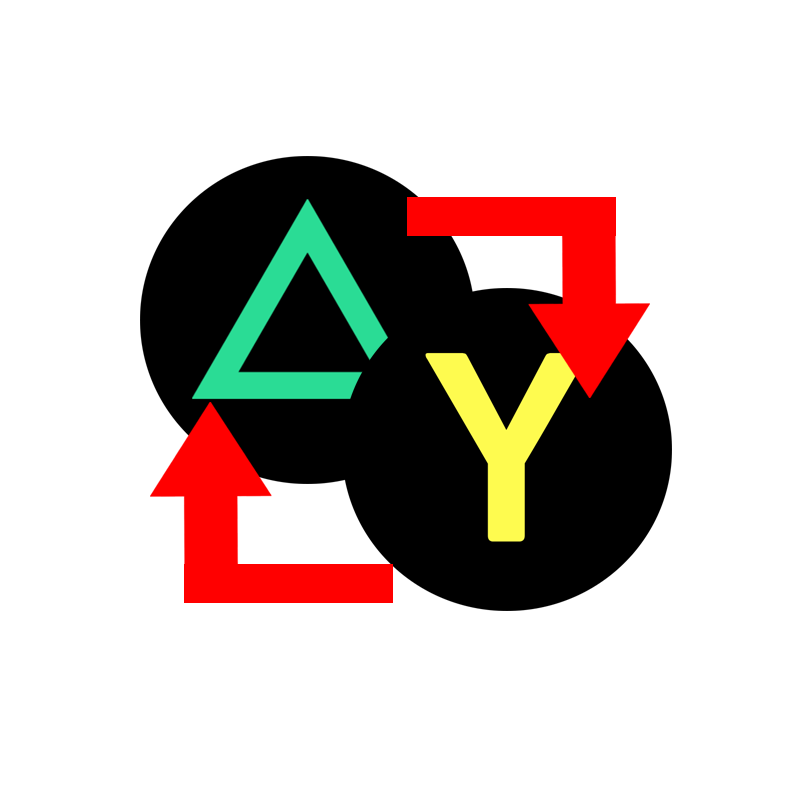
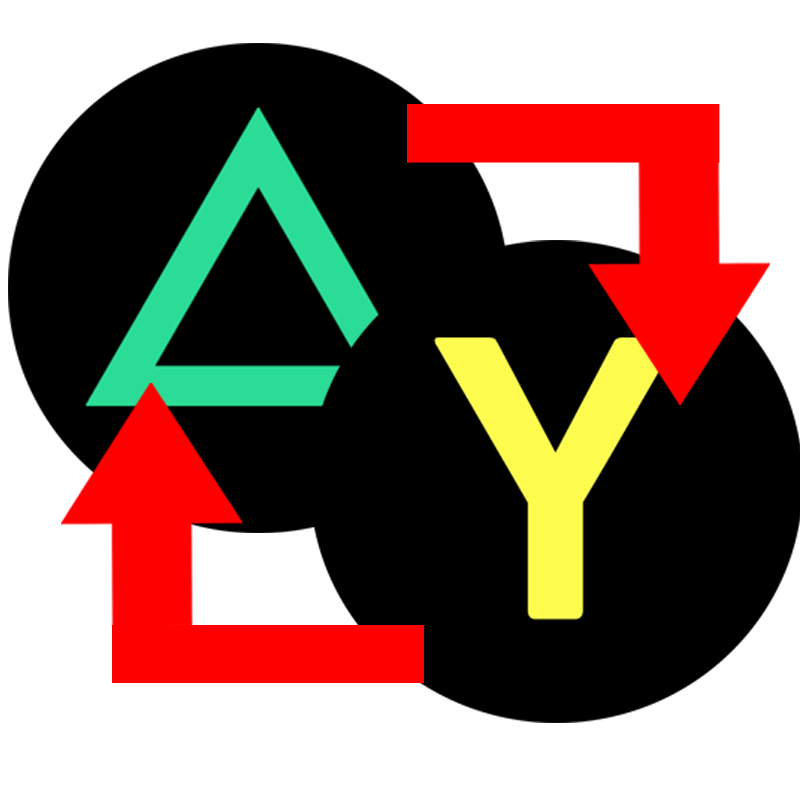
Comparing the layer stacks of the two 800px x 800px images. Changes:
added group "Group 1" with 5 layers over [8, 43, 800, 723]
moved "Rectangle 1 copy" into group "Group 1", painted on it over [407, 104, 770, 405]
moved "Rectangle 1" into group "Group 1", painted on it over [112, 564, 424, 683]
moved "Layer 4" into group "Group 1", painted on it over [61, 383, 272, 628]
moved "Layer 2" into group "Group 1", painted on it over [310, 240, 800, 723]
moved "Layer 1" into group "Group 1", painted on it over [8, 43, 509, 533]
